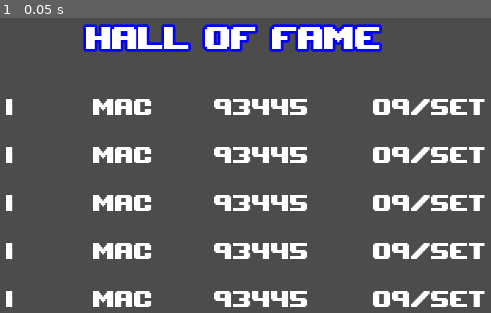
Above: before the commit, frame 1.
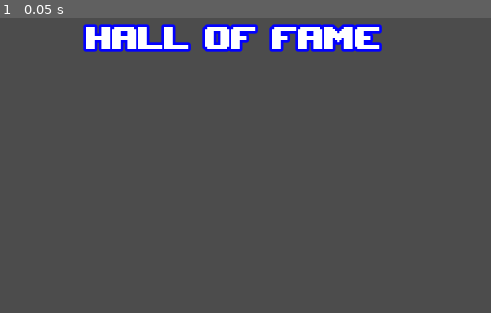
Above: after the commit, the same moment.

Repository: marcossilvano/python-codes
Game: Godot game, scene res://leaderboard/HighscoreTable.tscn
The game is run twice, just before and just after one commit, with the same random seed, the same clock (stepped at 60 frames per second) and the same inputs. This scene is started directly instead of the project's main scene.
Inputs:
- Up to frame 1 (0.05 s): no input

The runs differ from the first frame. In frame 1, 10% of the frame differs, in the area x 1-99%, y 27-98%.

Commit message:
HighscoreTable scene

Diff:
--- a/score_server/GodotHttpClient/leaderboard/Entry.tscn
+++ /dev/null
@@ -1,63 +0,0 @@
-[gd_scene load_steps=2 format=2]
-
-[ext_resource path="res://leaderboard/PixelFont.tres" type="DynamicFont" id=1]
-
-[node name="Entry" type="Control" groups=["highscore_entry"]]
-anchor_right = 1.0
-anchor_bottom = 1.0
-margin_left = 64.0
-margin_right = -68.0
-margin_bottom = -552.0
-rect_min_size = Vector2( 0, 50 )
-
-[node name="PanelContainer" type="PanelContainer" parent="."]
-self_modulate = Color( 1, 1, 1, 0 )
-anchor_right = 1.0
-anchor_bottom = 1.0
-
-[node name="HBoxContainer" type="HBoxContainer" parent="PanelContainer"]
-margin_left = 7.0
-margin_top = 7.0
-margin_right = 761.0
-margin_bottom = 43.0
-
-[node name="1" type="Label" parent="PanelContainer/HBoxContainer"]
-margin_top = 1.0
-margin_right = 148.0
-margin_bottom = 34.0
-size_flags_horizontal = 3
-custom_fonts/font = ExtResource( 1 )
-text = "1"
-align = 1
-
-[node name="2" type="Label" parent="PanelContainer/HBoxContainer"]
-margin_left = 152.0
-margin_top = 1.0
-margin_right = 300.0
-margin_bottom = 34.0
-size_flags_horizontal = 3
-custom_fonts/font = ExtResource( 1 )
-text = "MAC"
-align = 1
-
-[node name="3" type="Label" parent="PanelContainer/HBoxContainer"]
-margin_left = 304.0
-margin_top = 1.0
-margin_right = 527.0
-margin_bottom = 34.0
-size_flags_horizontal = 3
-size_flags_stretch_ratio = 1.5
-custom_fonts/font = ExtResource( 1 )
-text = "93445"
-align = 1
-
-[node name="4" type="Label" parent="PanelContainer/HBoxContainer"]
-margin_left = 531.0
-margin_top = 1.0
-margin_right = 754.0
-margin_bottom = 34.0
-size_flags_horizontal = 3
-size_flags_stretch_ratio = 1.5
-custom_fonts/font = ExtResource( 1 )
-text = "09/set"
-align = 1
--- /dev/null
+++ b/score_server/GodotHttpClient/leaderboard/HighscoreEntry.gd
@@ -0,0 +1,9 @@
+class_name HighscoreEntry
+extends Control
+
+
+func set_values(order: int, name: String, score: int, time: String) -> void:
+	$PanelContainer/HBoxContainer/Order.text = str(order)
+	$PanelContainer/HBoxContainer/Name.text = name
+	$PanelContainer/HBoxContainer/Score.text = str(score)
+	$PanelContainer/HBoxContainer/Time.text = time
--- /dev/null
+++ b/score_server/GodotHttpClient/leaderboard/HighscoreEntry.tscn
@@ -0,0 +1,61 @@
+[gd_scene load_steps=3 format=2]
+
+[ext_resource path="res://leaderboard/PixelFont.tres" type="DynamicFont" id=1]
+[ext_resource path="res://leaderboard/HighscoreEntry.gd" type="Script" id=2]
+
+[node name="Entry" type="Control" groups=["highscore_entry"]]
+anchor_right = 1.0
+anchor_bottom = 1.0
+margin_left = 64.0
+margin_right = -68.0
+margin_bottom = -552.0
+rect_min_size = Vector2( 0, 50 )
+script = ExtResource( 2 )
+
+[node name="PanelContainer" type="PanelContainer" parent="."]
+self_modulate = Color( 1, 1, 1, 0 )
+anchor_right = 1.0
+anchor_bottom = 1.0
+
+[node name="HBoxContainer" type="HBoxContainer" parent="PanelContainer"]
+margin_left = 7.0
+margin_top = 7.0
+margin_right = 761.0
+margin_bottom = 43.0
+
+[node name="Order" type="Label" parent="PanelContainer/HBoxContainer"]
+margin_top = 1.0
+margin_right = 148.0
+margin_bottom = 34.0
+size_flags_horizontal = 3
+custom_fonts/font = ExtResource( 1 )
+text = "1"
+
+[node name="Name" type="Label" parent="PanelContainer/HBoxContainer"]
+margin_left = 152.0
+margin_top = 1.0
+margin_right = 300.0
+margin_bottom = 34.0
+size_flags_horizontal = 3
+custom_fonts/font = ExtResource( 1 )
+text = "MAC"
+
+[node name="Score" type="Label" parent="PanelContainer/HBoxContainer"]
+margin_left = 304.0
+margin_top = 1.0
+margin_right = 527.0
+margin_bottom = 34.0
+size_flags_horizontal = 3
+size_flags_stretch_ratio = 1.5
+custom_fonts/font = ExtResource( 1 )
+text = "93445"
+
+[node name="Time" type="Label" parent="PanelContainer/HBoxContainer"]
+margin_left = 531.0
+margin_top = 1.0
+margin_right = 754.0
+margin_bottom = 34.0
+size_flags_horizontal = 3
+size_flags_stretch_ratio = 1.5
+custom_fonts/font = ExtResource( 1 )
+text = "09/set"
--- a/score_server/GodotHttpClient/leaderboard/HighscoreTable.gd
+++ b/score_server/GodotHttpClient/leaderboard/HighscoreTable.gd
@@ -1,16 +1,70 @@
+class_name HighscoreTable
 extends VBoxContainer
 
-
-# Declare member variables here. Examples:
-# var a = 2
-# var b = "text"
-
+export var address: String = "http://127.0.0.1:5000"
+export var game_id: int = 1
+#export (String, FILE, "*.tscn") var entry_scn_path: String = "res://leaderboard/HighscoreEntry.tscn"
+export var entry_scene: PackedScene
 
 # Called when the node enters the scene tree for the first time.
 func _ready():
-	pass # Replace with function body.
+	# remove placeholder entries
+	get_tree().call_group("highscore_entry", "queue_free")
+
+	$HTTPRequest.connect("request_completed", self, "_on_request_completed")
+	_make_request()
+
+func _log(text) -> void:
+	print(str(text))
 
 
-# Called every frame. 'delta' is the elapsed time since the previous frame.
-#func _process(delta):
-#	pass
+func _make_request() -> void:
+	#/get_leaderboard/<int:game_id>
+	var url: String = address + '/get_leaderboard'
+
+	# Convert data to json string:
+	var json_str: String = JSON.print({
+		"game_id": game_id
+	})
+
+	_log("request: " + url + ", json: " + json_str)
+
+	# Add 'Content-Type' header:
+	var headers = ["Content-Type: application/json"]
+
+	$HTTPRequest.request(url, headers, false, HTTPClient.METHOD_POST, json_str)
+
+
+func _on_request_completed(result, response_code, headers, body):
+	_log("response: " + str(response_code) + ", json: " + body.get_string_from_utf8())
+
+	var res_str: String
+	if response_code == 200:
+		var parsed_json: JSONParseResult = JSON.parse(body.get_string_from_utf8())
+
+		if parsed_json.error == OK:
+			# check for parse format and error
+			if typeof(parsed_json.result) == TYPE_DICTIONARY:
+				res_str = parsed_json.result['status']
+				_fill_score_table(parsed_json.result['data'])
+			else:
+				res_str = "ERROR: JSON response should be a dictionary or an array"
+		else:
+			res_str = "ERROR: JSON parse error"
+	else:
+		res_str = "ERROR: The requested URL could not be retrieved"
+
+	_log("result: " + res_str)
+
+
+func _fill_score_table(scores: Array) -> void:
+	#var scene: PackedScene = preload("res://leaderboard/HighscoreEntry.tscn")
+
+	var order: int = 1
+	for score in scores:
+		var entry: HighscoreEntry = entry_scene.instance()
+		entry.set_values(order, score['name'], score['score'], "09/set")#score['date'])
+		order += 1
+		add_child(entry)
+
+	_log(scores)
--- a/score_server/GodotHttpClient/leaderboard/HighscoreTable.tscn
+++ b/score_server/GodotHttpClient/leaderboard/HighscoreTable.tscn
@@ -1,6 +1,6 @@
 [gd_scene load_steps=5 format=2]
 
-[ext_resource path="res://leaderboard/Entry.tscn" type="PackedScene" id=1]
+[ext_resource path="res://leaderboard/HighscoreEntry.tscn" type="PackedScene" id=1]
 [ext_resource path="res://fonts/upheaval/upheavtt.ttf" type="DynamicFontData" id=2]
 [ext_resource path="res://leaderboard/HighscoreTable.gd" type="Script" id=3]
 
@@ -10,25 +10,28 @@
 outline_color = Color( 0.00784314, 0, 1, 1 )
 font_data = ExtResource( 2 )
 
-[node name="Container" type="VBoxContainer"]
+[node name="HighscoreTable" type="VBoxContainer"]
 anchor_right = 1.0
 anchor_bottom = 1.0
-margin_left = 128.0
+margin_left = 64.0
 margin_top = 24.0
-margin_right = -132.0
+margin_right = -68.0
 margin_bottom = -24.0
 script = ExtResource( 3 )
+entry_scene = ExtResource( 1 )
+
+[node name="HTTPRequest" type="HTTPRequest" parent="."]
 
 [node name="PanelContainer" type="PanelContainer" parent="."]
 self_modulate = Color( 1, 1, 1, 0 )
-margin_right = 640.0
+margin_right = 768.0
 margin_bottom = 80.0
 rect_min_size = Vector2( 0, 80 )
 
 [node name="Hall of Fame" type="Label" parent="PanelContainer"]
 margin_left = 7.0
 margin_top = 7.0
-margin_right = 633.0
+margin_right = 761.0
 margin_bottom = 73.0
 size_flags_horizontal = 3
 size_flags_vertical = 3
@@ -41,7 +44,7 @@
 anchor_bottom = 0.0
 margin_left = 0.0
 margin_top = 84.0
-margin_right = 640.0
+margin_right = 768.0
 margin_bottom = 134.0
 
 [node name="Entry2" parent="." instance=ExtResource( 1 )]
@@ -49,7 +52,7 @@
 anchor_bottom = 0.0
 margin_left = 0.0
 margin_top = 138.0
-margin_right = 640.0
+margin_right = 768.0
 margin_bottom = 188.0
 
 [node name="Entry3" parent="." instance=ExtResource( 1 )]
@@ -57,7 +60,7 @@
 anchor_bottom = 0.0
 margin_left = 0.0
 margin_top = 192.0
-margin_right = 640.0
+margin_right = 768.0
 margin_bottom = 242.0
 
 [node name="Entry4" parent="." instance=ExtResource( 1 )]
@@ -65,7 +68,7 @@
 anchor_bottom = 0.0
 margin_left = 0.0
 margin_top = 246.0
-margin_right = 640.0
+margin_right = 768.0
 margin_bottom = 296.0
 
 [node name="Entry5" parent="." instance=ExtResource( 1 )]
@@ -73,5 +76,5 @@
 anchor_bottom = 0.0
 margin_left = 0.0
 margin_top = 300.0
-margin_right = 640.0
+margin_right = 768.0
 margin_bottom = 350.0
--- a/score_server/GodotHttpClient/project.godot
+++ b/score_server/GodotHttpClient/project.godot
@@ -7,6 +7,22 @@
 ;   param=value ; assign values to parameters
 
 config_version=4
+
+_global_script_classes=[ {
+"base": "Control",
+"class": "HighscoreEntry",
+"language": "GDScript",
+"path": "res://leaderboard/HighscoreEntry.gd"
+}, {
+"base": "VBoxContainer",
+"class": "HighscoreTable",
+"language": "GDScript",
+"path": "res://leaderboard/HighscoreTable.gd"
+} ]
+_global_script_class_icons={
+"HighscoreEntry": "",
+"HighscoreTable": ""
+}
 
 [application]
 
Not shown, changed: python_venv.txt
Not shown, changed: score_server/data_base.py
Not shown, changed: score_server/scores.db
